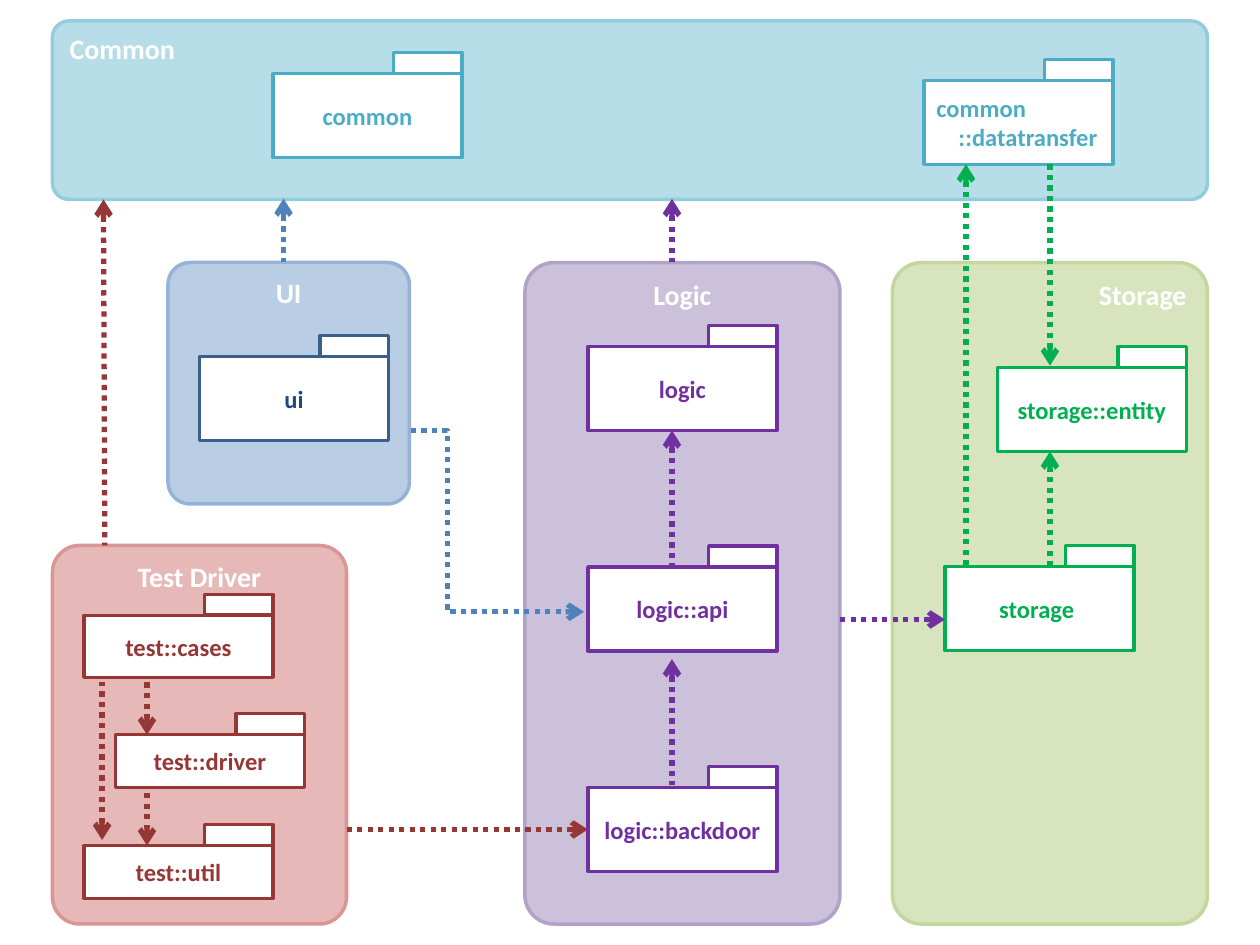
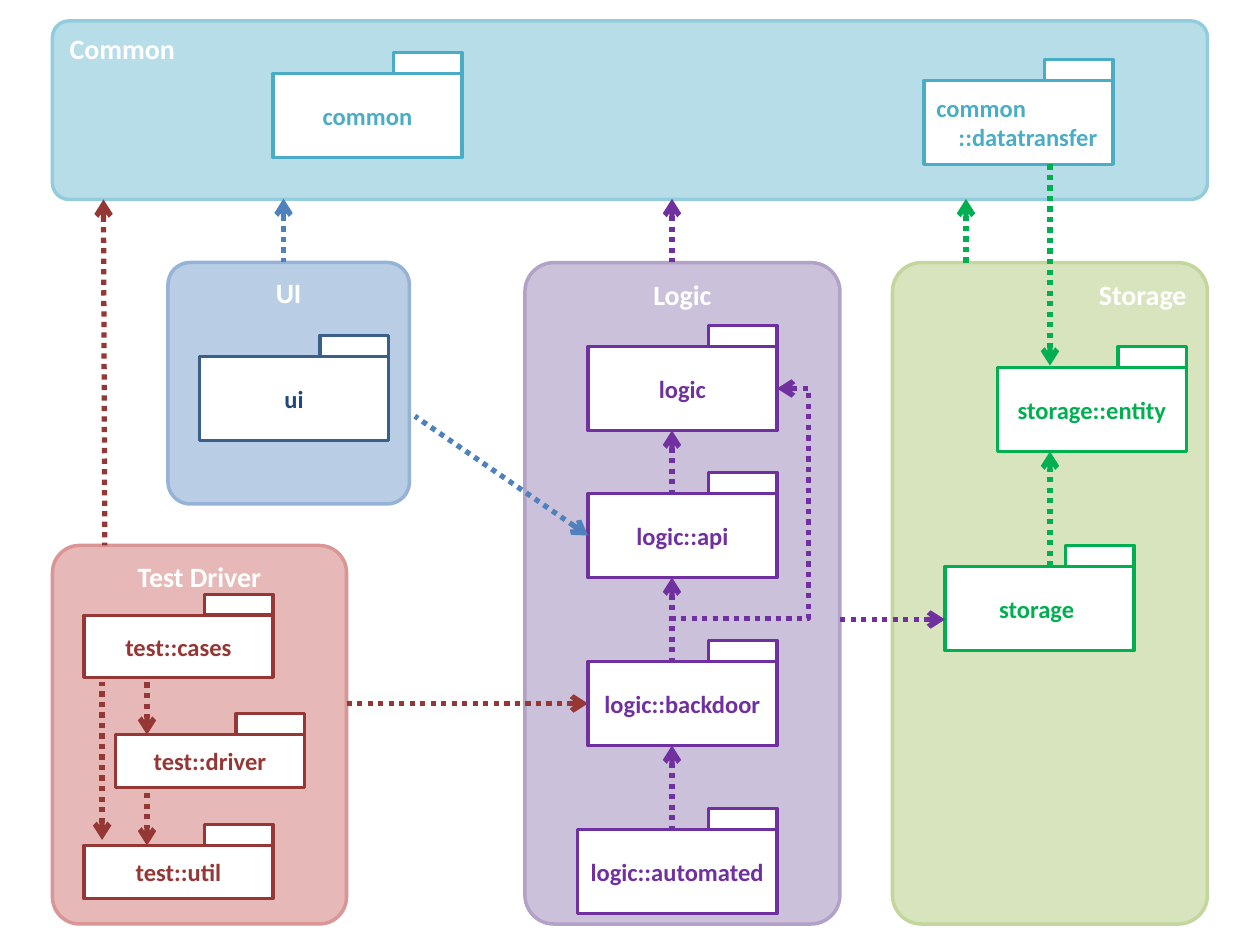
Before and after one commit to TEAMMATES/teammates, a slide deck: slide 1 of doc/diagrams/packageDiagram.pptx. Drawn at 1260x945 pixels with LibreOffice and Linux fonts; fonts in the diff are those of the drawing. Boxes give left, top, right and bottom in pixels: in the first picture for what was removed or moved away, otherwise in the second. Text is boxed around its words. In the diff, an @@ line names an element or a change of style, - is before the commit and + after.

```diff
--- a/doc/diagrams/packageDiagram.pptx
+++ b/doc/diagrams/packageDiagram.pptx
@@ arrow moved from (966, 566) - (966, 164) to (966, 262) - (966, 199) @@
@@ elbow arrow added from (672, 620) to (777, 388), #7030A0 3 pt dashed @@
@@ arrow added from (415, 416) to (588, 536), #4F81BD 3 pt dashed @@
@@ freeform shape removed at <box>411,431,583,612</box> @@
@@ arrow moved from (672, 431) - (672, 595) to (672, 431) - (672, 494) @@
@@ rectangle: place and size @@
-rectangle at <box>708,546,776,567</box>
+rectangle at <box>708,472,776,494</box>
@@ rectangle "logic::api": place and size @@
-rectangle "logic::api" at <box>588,567,777,651</box>
+rectangle "logic::api" at <box>588,494,777,578</box>
@@ arrow moved from (672, 659) - (672, 785) to (672, 577) - (672, 662) @@
@@ 2 rectangles, 1 arrow: place and size @@
-2 rectangles, 1 arrow at <box>346,766,777,872</box>
+2 rectangles, 1 arrow at <box>346,640,777,746</box>
@@ arrow added from (672, 829) to (672, 746), #7030A0 3 pt dashed @@
@@ rectangle added at <box>708,809,776,830</box>, fill #FFFFFF, outline #7030A0 2 pt @@
@@ rectangle added at <box>577,829,776,914</box>, fill #FFFFFF, outline #7030A0 2 pt, 14 pt, text #7030A0, bold @@
+logic::automated
```
Also in this commit, not shown: 40 other files.
